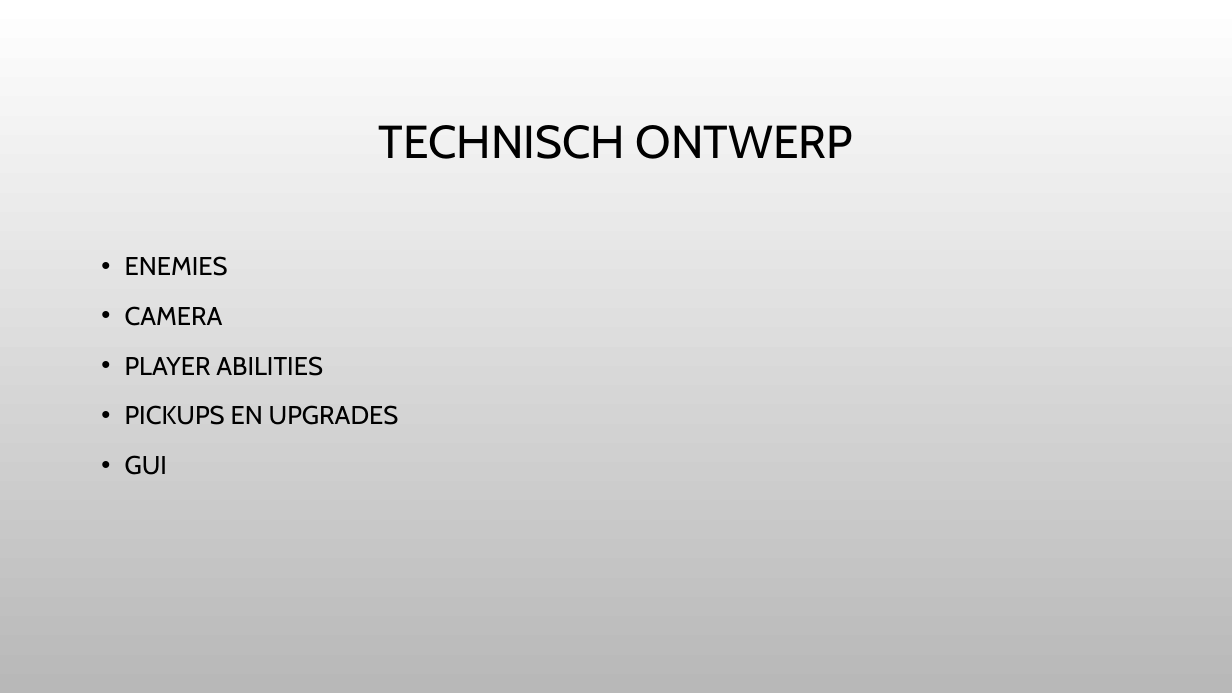
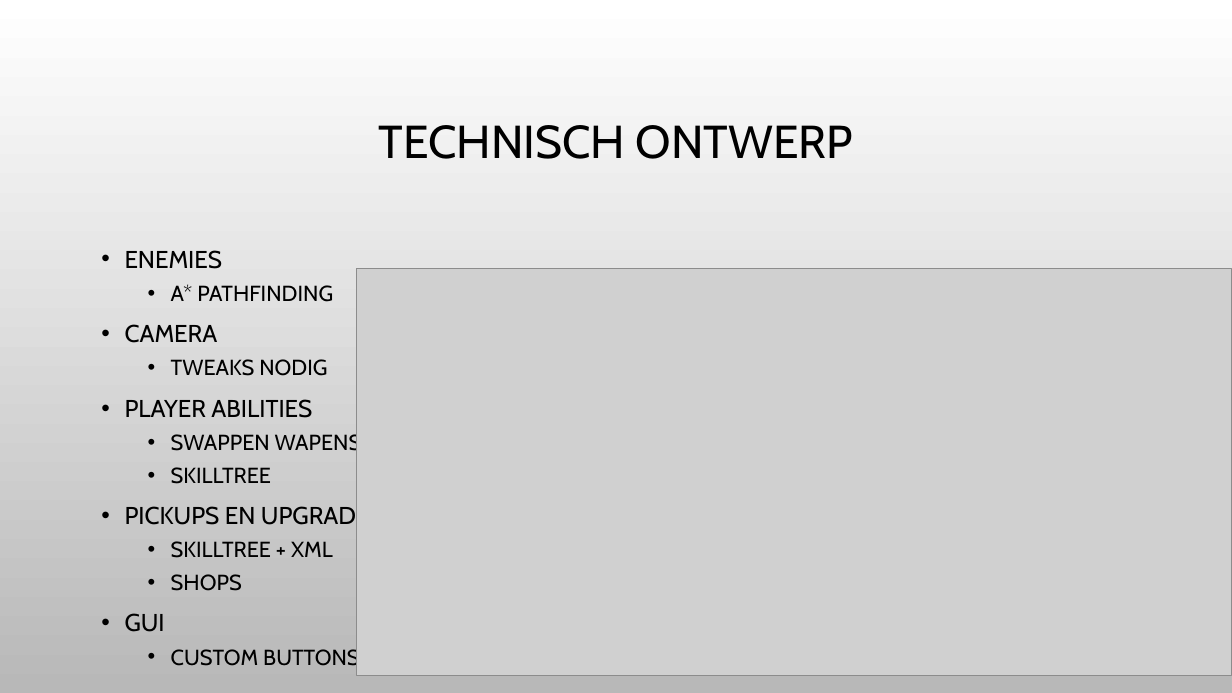
Before and after one commit to kvk4life/Gamelab_3, a slide deck: slide 7 of Presentatie/Presentatie_2_GL3.ppt. Drawn at 1232x693 pixels with LibreOffice and Linux fonts; fonts in the diff are those of the drawing; grey boxes stand for pictures; background and template pictures are left out. Boxes give left, top, right and bottom in pixels: in the first picture for what was removed or moved away, otherwise in the second. Text is boxed around its words. In the diff, an @@ line names an element or a change of style, - is before the commit and + after.

```diff
--- a/Presentatie/Presentatie_2_GL3.ppt
+++ b/Presentatie/Presentatie_2_GL3.ppt
@@ text at (125,250,384,632): size 20 to 19 pt in "ENEMIES", "CAMERA", "PLAYER ABILITIES", "PICKUPS EN UPGRADES" and 1 more places; line spacing 1.2 to 1 @@
@@ picture added at (356,269,1231,675) @@
@@ text at (171,284,333,302): paragraph added @@
+  • A* PATHFINDING
@@ text at (171,359,327,376): paragraph added @@
+  • TWEAKS NODIG
@@ text at (171,431,362,484): paragraphs added @@
+  • SWAPPEN WAPENS
+  • SKILLTREE
@@ text at (171,541,333,591): paragraphs added @@
+  • SKILLTREE + XML
+  • SHOPS
@@ text at (171,646,360,671): paragraph added @@
+  • CUSTOM BUTTONS
```
Also in this commit, not shown: 3 other slides changed, 1 slide removed.
